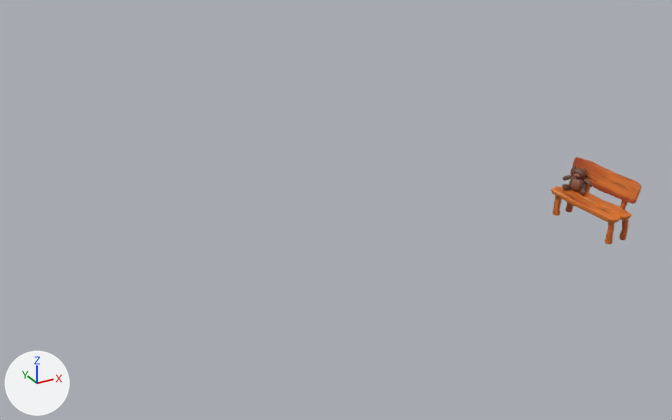
The FBX model Assets/Meshes/benchwithbear.fbx as it was, and as the next commit left it.
The view is the same before and after, from a 50 mm lens placed at (-3.98, -18.88, 9.1), pointed at (4.81, -2.9, 1.11). Arrows for +X, +Y and +Z are at lower left; the lights stay in place. The older version comes first. Where no turn or scale is listed for an object, it has been applied to the vertices.

Script lines for the objects in view, before the commit:
```python
me_cube_010 = bpy.data.meshes.new('Cube.010')
me_cube_010.from_pydata(...)  # 1718 vertices, 1696 faces; spans x 9.612..10.054, y -5.044..-4.39, z 1.193..1.759
me_cube_010.materials.append(mat_bear)  # picture img_t_camerabear_png
me_cylinder_004 = bpy.data.meshes.new('Cylinder.004')
me_cylinder_004.from_pydata(...)  # 10612 vertices, 10592 faces; spans x 9.42..10.35, y -6.29..-4.29, z 0.6..1.87
me_cylinder_004.materials.append(mat_m_camerabench)  # picture img_t_camerabench_png
ob_cube_004 = bpy.data.objects.new('Cube.004', me_cube_010)
ob_cube_004.location = (0.0, 0.0, 0.0)
ob_pole_011 = bpy.data.objects.new('Pole.011', me_cylinder_004)
ob_pole_011.location = (0.0, 0.0, 0.0)
```
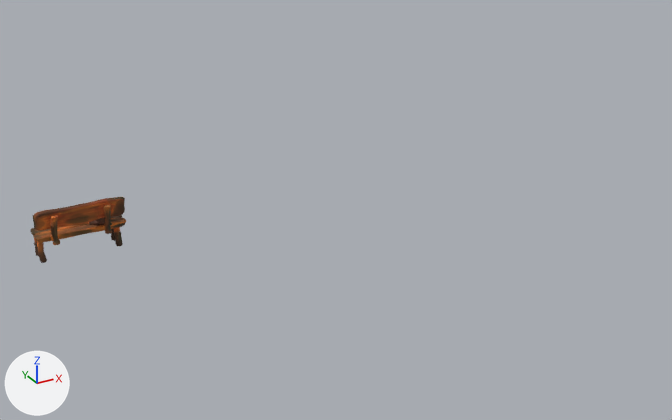
What the commit changed:
Picture 'T_RealityBench.png' (img_t_realitybench_png) is new.
Material 'M_RealityBench' (mat_m_realitybench) is new.
Its texture is img_t_realitybench_png.
Its roughness is 0.838.
me_cube_010 is used by ob_cube_004; location (0.0, 0.0, 0.0).
me_cube_010 had 1718 vertices, 1696 faces and spanned x 9.612..10.054, y -5.044..-4.39, z 1.193..1.759.
me_cube_010 now has 1718 vertices, 1696 faces and spans x -0.326..0.326, y -0.177..0.268, z -0.308..0.258.
me_cube_010 part 2: the whole mesh is turned -89.7 degrees about the z axis through its middle, then moved by (-9.833, 4.763, -1.501).
me_cylinder_004 is used by ob_pole_011; location (0.0, 0.0, 0.0).
me_cylinder_004 had 10612 vertices, 10592 faces and spanned x 9.42..10.35, y -6.29..-4.29, z 0.6..1.87.
me_cylinder_004 no longer uses material mat_m_camerabench (picture img_t_camerabench_png).
me_cylinder_004 now has 10612 vertices, 10592 faces and spans x -0.96..1.04, y -0.5..0.44, z 0.0..1.27.
me_cylinder_004 part 1: the whole mesh is turned -89.7 degrees about the z axis through its middle, then moved by (-9.84, 5.26, -0.6).
me_cylinder_004 gains material mat_m_realitybench (picture img_t_realitybench_png).
Object 'Cube.004' (ob_cube_004) moves from (0.0, 0.0, 0.0) to (0.56, 0.0, 0.87).

Location of each change, (x1, y1, x2, y2) in pixels of the pictures (672 x 420 px):
'Pole.011', recoloured, moved, turned
    before: (551, 157, 641, 244)
    after: (30, 197, 126, 263)
'Cube.004', moved, turned (mostly hidden afterwards)
    before: (562, 166, 592, 195)
    after: (89, 218, 105, 225)
